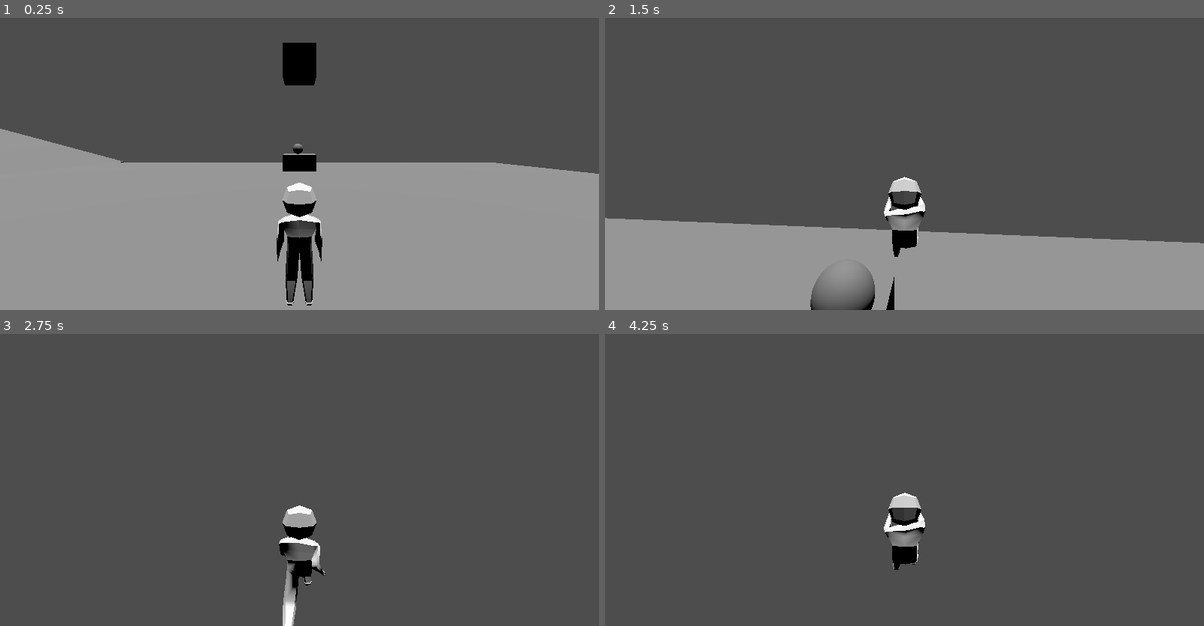
Above: before the commit, frames 1-4 (two rows, left to right).
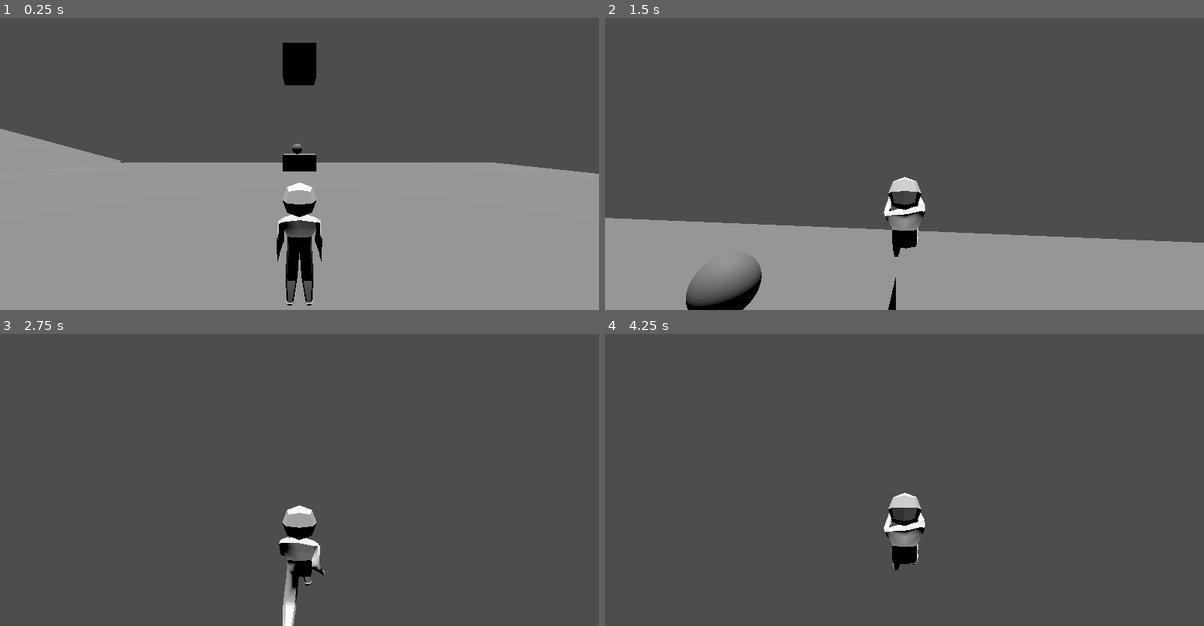
Above: after the commit, the same moments.

Repository: landa03/ProjectRogueKill2ndEd
Game: Godot game, scene res://Levels/TestingGrounds.tscn
The game is run twice, just before and just after one commit, with the same random seed, the same clock (stepped at 60 frames per second) and the same inputs.
Inputs (mouse positions are in pixels of both pictures, inside the frame that each line leads up to):
- Up to frame 1 (0.25 s): no input
- Up to frame 2 (1.5 s): move the mouse to (934, 140) at 0.52 s; hold W (move_forward) from 0.53 s (still down); tap Space (jump) at 0.77 s; move the mouse to (874, 143) at 1.27 s
- Up to frame 3 (2.75 s): keep holding W (move_forward); tap Space (jump) at 1.52 s; move the mouse to (311, 450) at 2.02 s
- Up to frame 4 (4.25 s): keep holding W (move_forward); move the mouse to (898, 462) at 2.77 s; tap Space (jump) at 3.02, 3.77 s; move the mouse to (946, 462) at 3.52 s

The runs differ from the first frame. In frame 1, less than 0.1% of the frame differs, in the area x 48-51%, y 43-47%; in frame 2, 2.6%, in the area x 0-100%, y 68-100%; in frame 3, less than 0.1%; in frame 4, less than 0.1%.

Commit message:
poco avanze

Diff:
--- a/Components/Projectiles/BaseProjectil.tscn
+++ b/Components/Projectiles/BaseProjectil.tscn
@@ -21,3 +21,5 @@
 
 [node name="MeshInstance3D" type="MeshInstance3D" parent="." unique_id=962894280]
 mesh = SubResource("SphereMesh_s3c3i")
+
+[connection signal="body_entered" from="." to="." method="_on_body_entered"]
--- a/Components/Projectiles/projectil.gd
+++ b/Components/Projectiles/projectil.gd
@@ -19,11 +19,15 @@
 func _ready() -> void:
 	forward_vector = self.get_global_transform_interpolated().basis.x
 	gravity_scale = gravity
-	body_entered.connect(_on_body_entered)
+	self.contact_monitor = true
+	self.max_contacts_reported = 10
+	self.body_entered.connect(on_body_entered)
+
+func on_body_entered (body: Node):
+	print(body)
+	if body.is_in_group("Ally"):
+		print("Ally")
 
 func _physics_process(delta: float) -> void:
 	apply_central_force(forward_vector * speed)
 	#print(forward_vector * speed)
-
-func _on_body_entered (body : Node3D):
-	pass
--- a/Levels/TestingGrounds.tscn
+++ b/Levels/TestingGrounds.tscn
@@ -111,4 +111,4 @@
 [node name="Player" parent="." unique_id=1031037784 instance=ExtResource("1_kkogj")]
 
 [node name="Projectil" parent="." unique_id=118986489 instance=ExtResource("2_ekipt")]
-transform = Transform3D(1, 0, 0, 0, 1, 0, 0, 0, 1, -0.18266869, 2, -17.558138)
+transform = Transform3D(-1, 0, 8.742278e-08, 0, 1, 0, -8.742278e-08, 0, -1, -0.18266869, 2, -17.558138)
--- a/Player/Player.tscn
+++ b/Player/Player.tscn
@@ -5,7 +5,7 @@
 
 [sub_resource type="CapsuleShape3D" id="CapsuleShape3D_tok1r"]
 
-[node name="Player" type="CharacterBody3D" unique_id=1031037784 node_paths=PackedStringArray("camera_pivot", "camera", "character_visuals")]
+[node name="Player" type="CharacterBody3D" unique_id=1031037784 node_paths=PackedStringArray("camera_pivot", "camera", "character_visuals") groups=["Ally"]]
 script = ExtResource("1_q3lat")
 camera_pivot = NodePath("CameraPivot")
 camera = NodePath("CameraPivot/Camera3D")
--- a/project.godot
+++ b/project.godot
@@ -14,6 +14,10 @@
 run/main_scene="uid://8oipc7kclskg"
 config/features=PackedStringArray("4.7", "Forward Plus")
 config/icon="res://icon.svg"
+
+[global_group]
+
+Ally=""
 
 [input]
 
